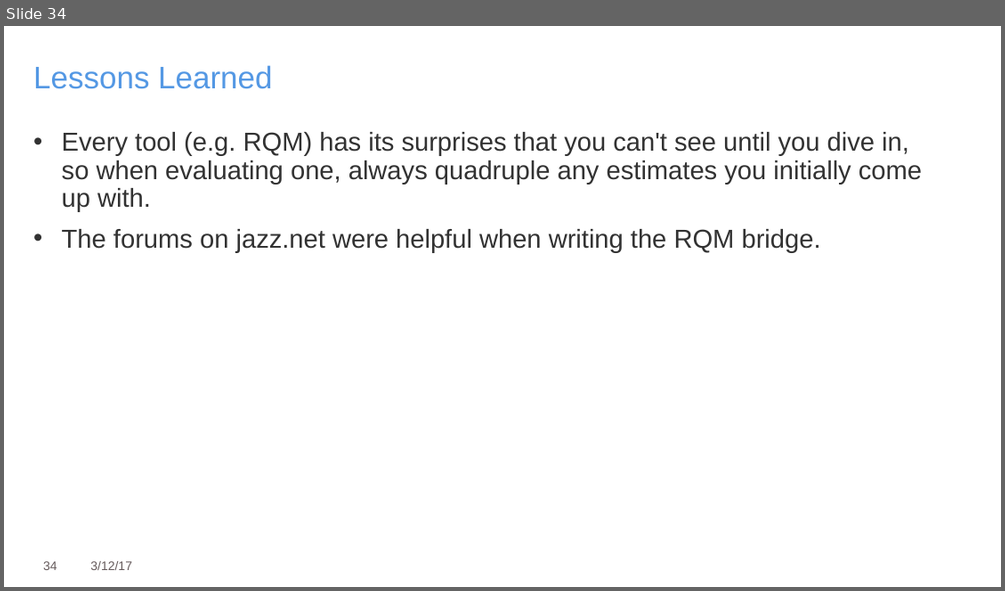
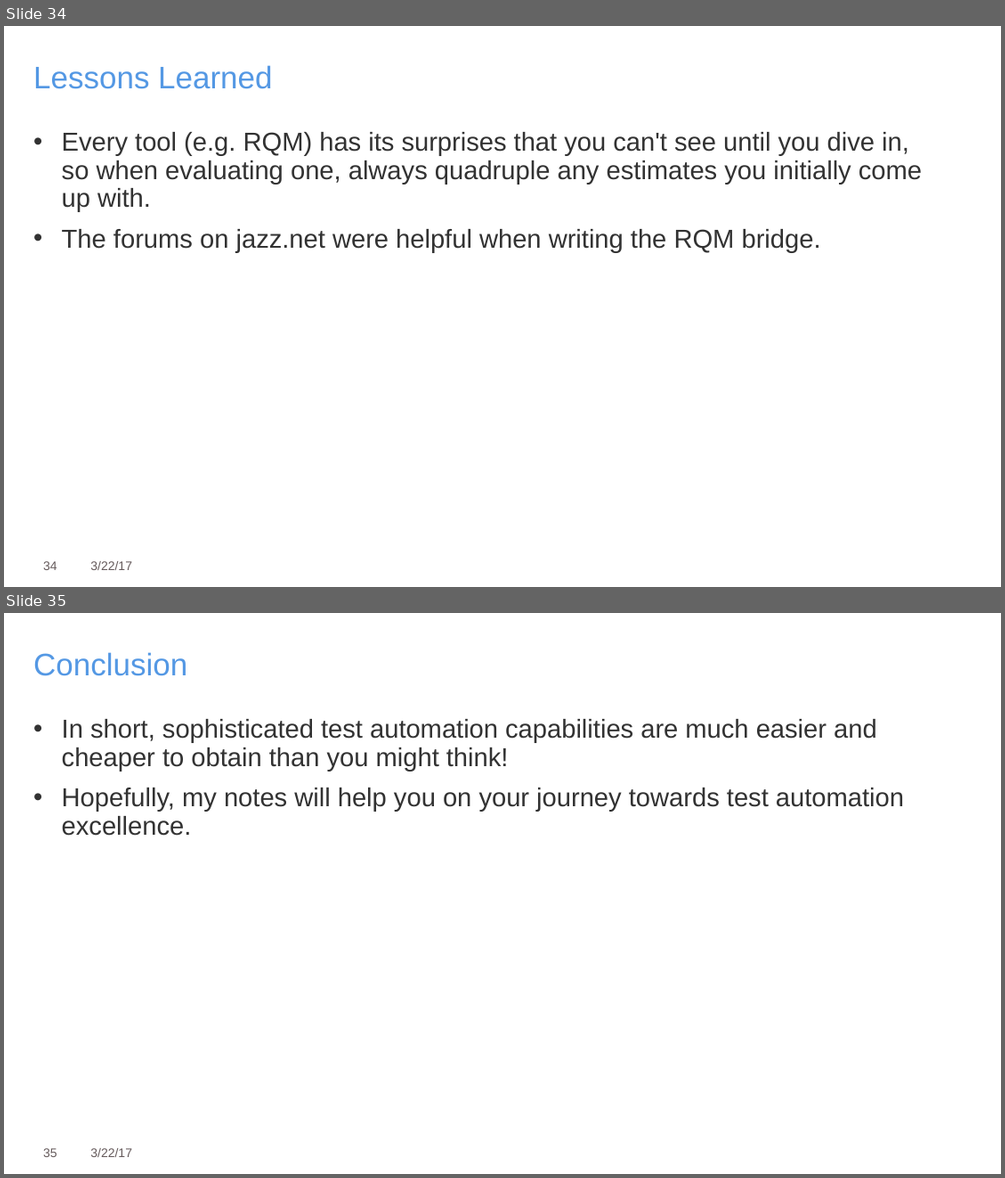
Before and after one commit to mlfreeman2/ConferencePresentations, a slide deck: 2017/Interconnect 2017 - HDT-4470.pptx. Shown one above the other, each under a label of ours: slide 34 before the commit, slides 34 and 35 after it. The pictures are 1005x591 and 1005x1178 pixels, drawn with LibreOffice and Linux fonts; fonts in the diff are those of the drawing. Boxes give left, top, right and bottom in pixels: in the first picture for what was removed or moved away, otherwise in the second. Text is boxed around its words. In the diff, an @@ line names an element or a change of style, - is before the commit and + after.

```diff
--- a/2017/Interconnect 2017 - HDT-4470.pptx
+++ b/2017/Interconnect 2017 - HDT-4470.pptx
@@ slide 35 added at [4, 613, 1001, 1174], background #FFFFFF @@
@@ text added at [33, 652, 187, 676], 30 pt, text #5498E4 @@
+Conclusion
@@ text added at [62, 719, 904, 835], 25 pt, text #323232 @@
+• In short, sophisticated test automation capabilities are much easier and cheaper to obtain than you might think!
+• Hopefully, my notes will help you on your journey towards test automation excellence.
@@ page number added at [43, 1148, 57, 1157], 12 pt, text #655A5B @@
+35
@@ text added at [90, 1148, 132, 1157], 12 pt, text #655A5B @@
+3/22/17
@@ slide 34 changed as well @@
@@ text at [90, 561, 132, 570]: text changed @@
-3/12/17
+3/22/17
```
Also in this commit, not shown: 35 other slides changed, 1 other file.
